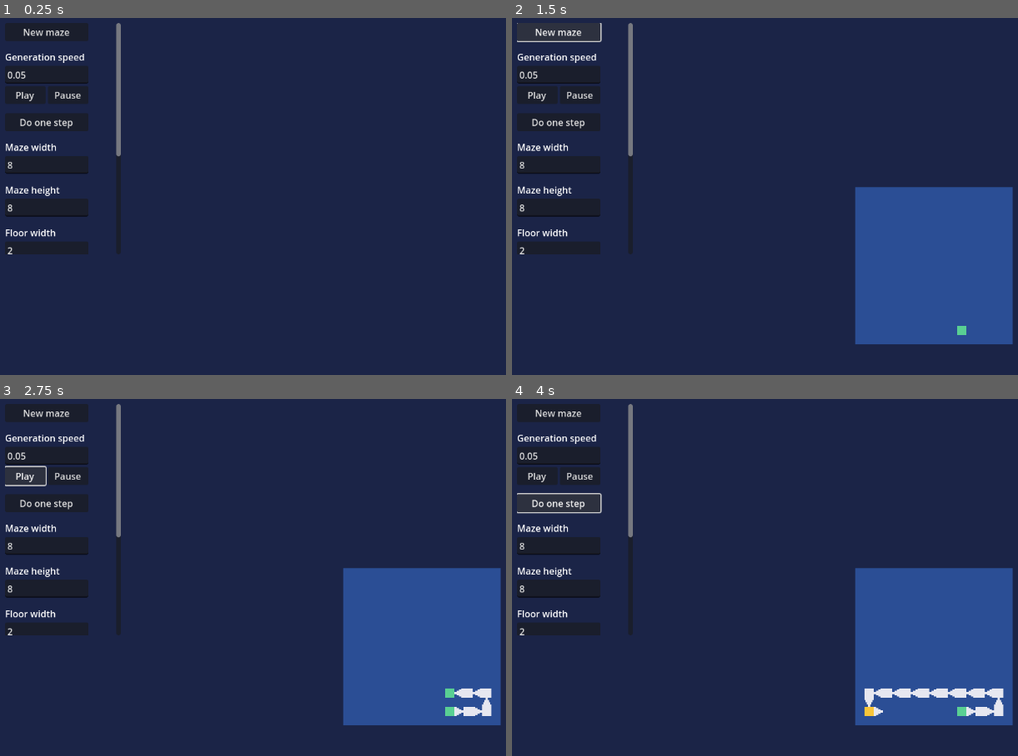
Above: before the commit, frames 1-4 (two rows, left to right).
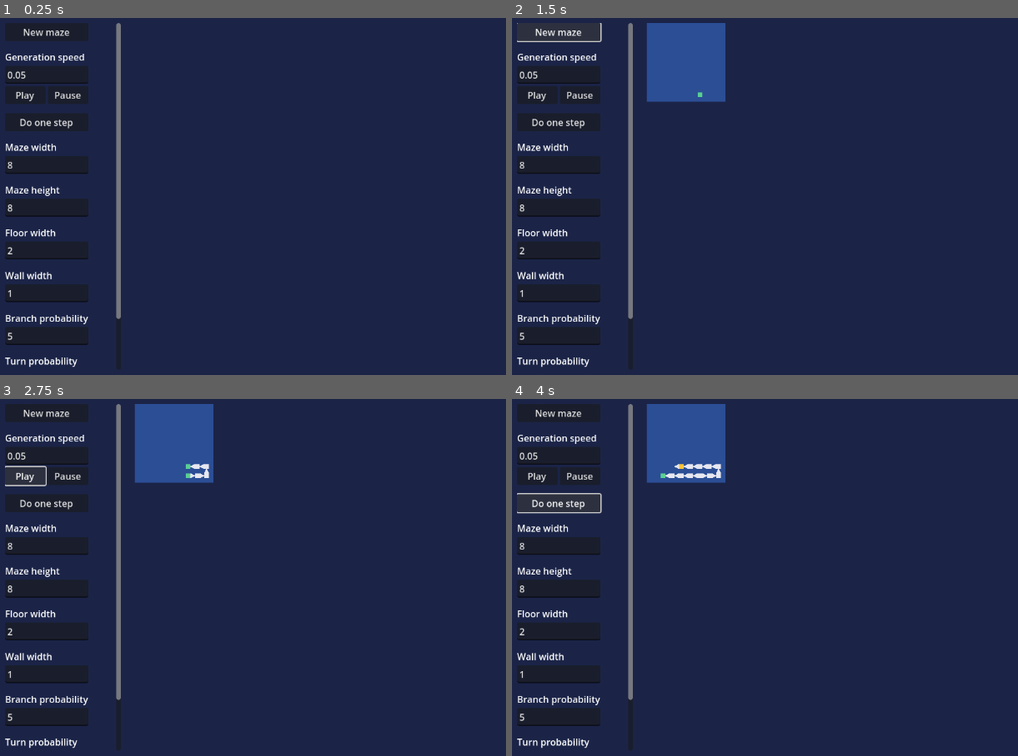
Above: after the commit, the same moments.

Repository: Kobefir/maze-generation
Game: Godot game, scene res://world.tscn
The game is run twice, just before and just after one commit, with the same random seed, the same clock (stepped at 60 frames per second) and the same inputs.
Inputs:
- Up to frame 1 (0.25 s): no input
- Up to frame 2 (1.5 s): click "New maze" at 0.5 s; click "New maze" at 1.25 s
- Up to frame 3 (2.75 s): click "Play" at 2 s
- Up to frame 4 (4 s): click "Play" at 2.75 s; click "Do one step" at 3.5 s

The runs differ from the first frame. In frame 1, 2.9% of the frame differs, in the area x 0-24%, y 38-99%; in frame 2, 20%, in the area x 0-100%, y 1-99%; in frame 3, 20%; in frame 4, 20%.

Commit message:
Updated maze.gd and cellular_automata.gd
- branch_chance and turn_chance now properly affect maze generation when changed
- Map now scales down when maze_width or maze_height are 13 or more
- Started implementation of maze_transformer.gd

Diff:
--- a/cellular_automata.gd
+++ b/cellular_automata.gd
@@ -8,8 +8,8 @@
 @export var initial_density: float = 0.5
 @export var wall_size: int = 1
 @export var floor_size: int = 1
-@export var branch_probability: int = 5 # Percent chance of branching
-@export var turn_probability: int = 10 # Percent chance of changing path direction
+@export var branch_chance: int = 5 # Percent chance of branching
+@export var turn_chance: int = 10 # Percent chance of changing path direction
 @export var update_frequency: float = 0.05 # Number of seconds between _step_generation() calls
 
 var maze: Dictionary[Vector2i, Cell]
@@ -58,6 +58,7 @@
 		if update_timer <= 0:
 			update_timer = update_frequency
 			step_generation()
+
 
 func _on_new_maze(params: Dictionary[StringName, int]) -> void:
 	# Assign the maze parameters to this node
@@ -165,6 +166,11 @@
 			return
 
 		CellState.SEED:
+			# Give control to a random seed if there's more than one
+			if len(seed_cells) > 1:
+				active_cell_coords = seed_cells[
+						rng.randi_range(0, (len(seed_cells) - 1))]
+
 			var candidate_directions: Array[int] \
 					= find_disconnected_neighbours(active_cell_coords)
 
@@ -179,7 +185,7 @@
 			# Bias towards going straight forward rather than turning
 			if len(candidate_directions) > 1 and parent_direction != -1 \
 					and candidate_directions.has((parent_direction + 2) % 4):
-				if rng.randi_range(1, 100) > turn_probability:
+				if rng.randi_range(1, 100) > turn_chance:
 					chosen_candidate = (parent_direction + 2) % 4
 				else:
 					candidate_directions.erase((parent_direction + 2) % 4)
@@ -209,7 +215,7 @@
 				set_cell_state(active_cell_coords, CellState.CONNECTED)
 
 			# Randomly decide whether or not to branch in another direction
-			if rng.randi_range(1, 100) > branch_probability: # Change to final state
+			if rng.randi_range(1, 100) > branch_chance: # Change to final state
 				set_cell_state(active_cell_coords, CellState.CONNECTED)
 			else: # Return to seed state for another branch
 				set_cell_state(active_cell_coords, CellState.SEED)
@@ -236,7 +242,7 @@
 				if found_neighbour_dirs.is_empty():
 					branchable_connected_cells.erase(candidate)
 				# Randomly decide whether or not to revert to a seed again
-				elif rng.randi_range(1, 100) <= branch_probability:
+				elif rng.randi_range(1, 100) <= branch_chance:
 					set_cell_state(candidate, CellState.SEED)
 					new_seed_found = true
 
--- a/map.gd
+++ b/map.gd
@@ -66,6 +66,12 @@
 # nodes execute _on_new_maze in the order they appear in the scene tree
 func _on_new_maze(params) -> void:
 	clear()
+	# Scare down the display if it's big enough to get in the way
+	if params[&"maze_width"] > 12 or params[&"maze_height"] > 12:
+		scale = Vector2(0.5, 0.5)
+	else:
+		scale = Vector2.ONE
+
 	# Create an empty map of all-disconnected cells with one cell of padding
 	var cell_coords: Vector2i
 	for x in range((2 * params[&"maze_width"]) + 1):
--- a/maze.gd
+++ b/maze.gd
@@ -1,4 +1,4 @@
-extends TileMapLayer
+class_name Maze extends TileMapLayer
 
 # Tile atlas coords
 var FLOOR := Vector2i(0, 0)
@@ -6,16 +6,10 @@
 
 func _ready() -> void:
 	SignalBus.maze_complete.connect(_on_maze_complete)
+	SignalBus.new_maze.connect(_on_new_maze)
 
 func build_maze(params: Dictionary[StringName, int],
 		maze: Dictionary[Vector2i, CellularAutomata.Cell]) -> void:
-	# General pseudocode:
-	# For each cell:
-	#   fill a square of length floor_size
-	#   if connect_vector:
-	#   fill an area of dimensions floor_size * wall_size in dir of connect_vector
-	# Then, set a wall everywhere there isn't a floor
-
 	# Build a scaled TileMapLayer maze matching the layout of the CellularAutomata maze
 	var cell_coords: Vector2i
 	var fill_origin: Vector2i
@@ -78,3 +72,6 @@
 func _on_maze_complete(params: Dictionary[StringName, int],
 		maze: Dictionary[Vector2i, CellularAutomata.Cell]) -> void:
 	build_maze(params, maze)
+
+func _on_new_maze(_params: Dictionary[StringName, int]) -> void:
+	clear()
--- /dev/null
+++ b/maze_transformer.gd
@@ -0,0 +1,3 @@
+extends Node
+
+@export var maze: Maze
--- a/world.tscn
+++ b/world.tscn
@@ -6,13 +6,12 @@
 [ext_resource type="Script" uid="uid://met31er2yvbq" path="res://map.gd" id="3_aqk2v"]
 [ext_resource type="TileSet" uid="uid://cl2x2o4jmfuyt" path="res://world_tiles.tres" id="5_036b0"]
 [ext_resource type="Script" uid="uid://drhxy2v5feegb" path="res://maze.gd" id="6_dwbse"]
+[ext_resource type="Script" uid="uid://ddpumrrgy8ki5" path="res://maze_transformer.gd" id="7_gbfbk"]
 [ext_resource type="Script" uid="uid://c1lnybunon1up" path="res://world_camera.gd" id="7_pkg7o"]
 
 [node name="World" type="Node2D"]
 
 [node name="UI" type="CanvasLayer" parent="." node_paths=PackedStringArray("new_maze_button", "step_maze_button", "maze …(186 unchanged characters)…
-scale = Vector2(2, 2)
-transform = Transform2D(2, 0, 0, 2, 0, 0)
 script = ExtResource("2_aqk2v")
 new_maze_button = NodePath("ScrollContainer/MazeProperties/NewMazeButton")
 step_maze_button = NodePath("ScrollContainer/MazeProperties/StepMazeButton")
@@ -28,7 +27,7 @@
 play_button = NodePath("ScrollContainer/MazeProperties/UpdateSpeedContainer/PlayPauseContainer/PlayButton")
 
 [node name="Map" type="TileMapLayer" parent="UI"]
-position = Vector2(300, 150)
+position = Vector2(240, 16)
 tile_set = ExtResource("2_tlwt5")
 collision_enabled = false
 navigation_enabled = false
@@ -36,10 +35,10 @@
 
 [node name="ScrollContainer" type="ScrollContainer" parent="UI"]
 custom_minimum_size = Vector2(200, 400)
-offset_right = 200.0
-offset_bottom = 400.0
-scale = Vector2(0.5, 0.5)
-pivot_offset = Vector2(16, 16)
+offset_left = 16.0
+offset_top = 16.0
+offset_right = 216.0
+offset_bottom = 616.0
 horizontal_scroll_mode = 0
 
 [node name="MazeProperties" type="VBoxContainer" parent="UI/ScrollContainer"]
@@ -172,5 +171,9 @@
 navigation_enabled = false
 script = ExtResource("6_dwbse")
 
+[node name="MazeTransformer" type="Node" parent="CellularAutomata" node_paths=PackedStringArray("maze")]
+script = ExtResource("7_gbfbk")
+maze = NodePath("../Maze")
+
 [node name="WorldCamera" type="Camera2D" parent="."]
 script = ExtResource("7_pkg7o")
Not shown, added: maze_transformer.gd.uid
Not shown: 1 places in world.tscn that only renumber resources
